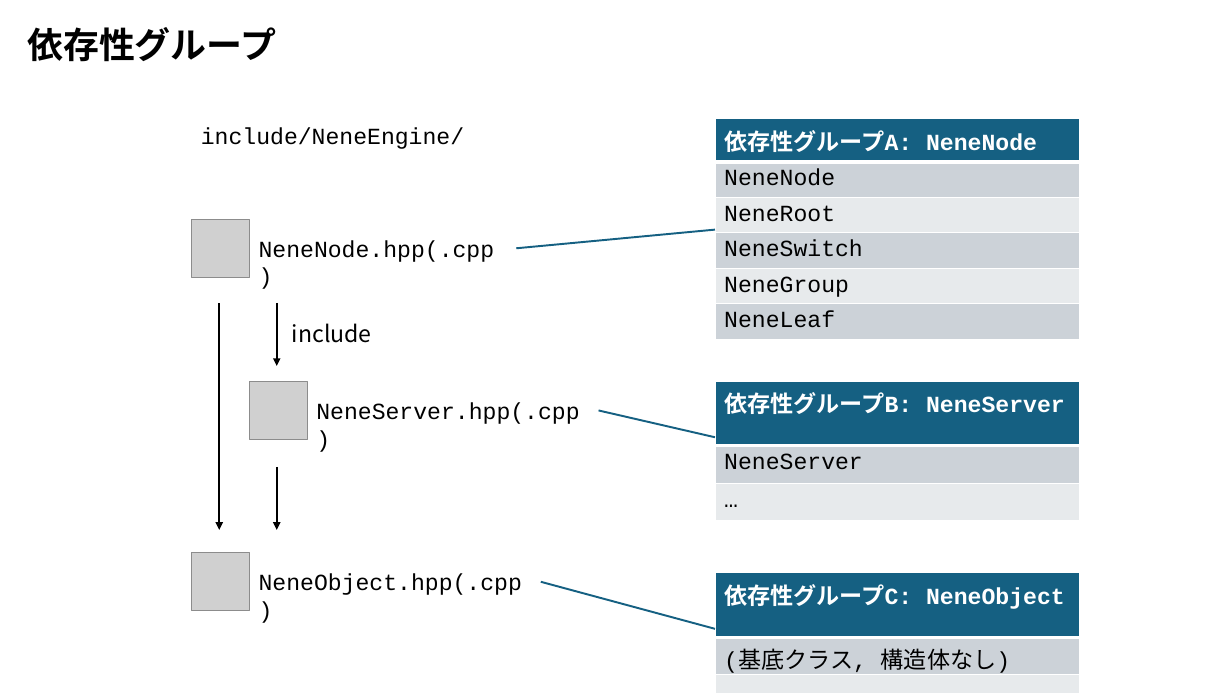
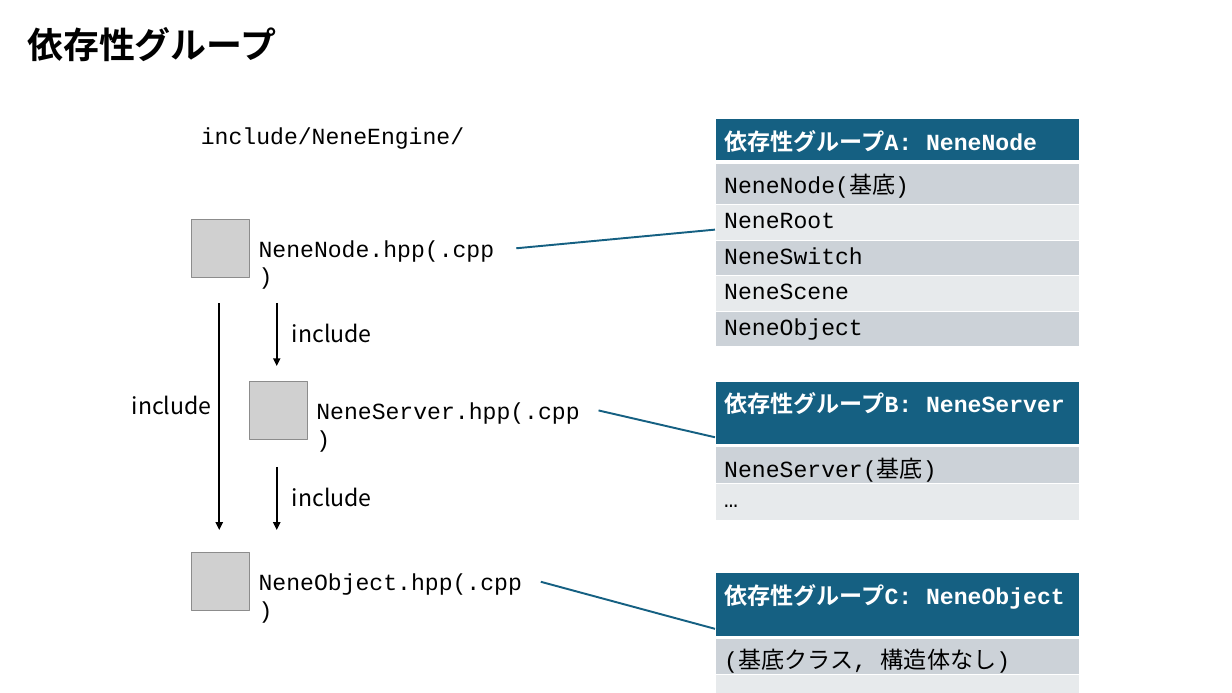
Before and after one commit to SakuraNeneCpp/NeneEngine, a slide deck: slide 8 of figs/slide.pptx (slide 4 before the commit). Drawn at 1232x693 pixels with LibreOffice and Linux fonts; fonts in the diff are those of the drawing; grey boxes stand for pictures. Boxes give left, top, right and bottom in pixels: in the first picture for what was removed or moved away, otherwise in the second. Text is boxed around its words. In the diff, an @@ line names an element or a change of style, - is before the commit and + after.

```diff
--- a/figs/slide.pptx
+++ b/figs/slide.pptx
@@ table at bbox=[715, 119, 1080, 344] @@
-row 2, column 1: NeneNode
+row 2, column 1: NeneNode(基底)
-row 5, column 1: NeneGroup
+row 5, column 1: NeneScene
-row 6, column 1: NeneLeaf
+row 6, column 1: NeneObject
@@ table at bbox=[715, 381, 1080, 494] @@
-row 2, column 1: NeneServer
+row 2, column 1: NeneServer(基底)
@@ text added at bbox=[132, 395, 212, 415], 18 pt, text #000000 @@
+include
@@ text added at bbox=[292, 487, 372, 507], 18 pt, text #000000 @@
+include
```
Also in this commit, not shown: 1 other slide changed, 4 slides added, 7 other files.
